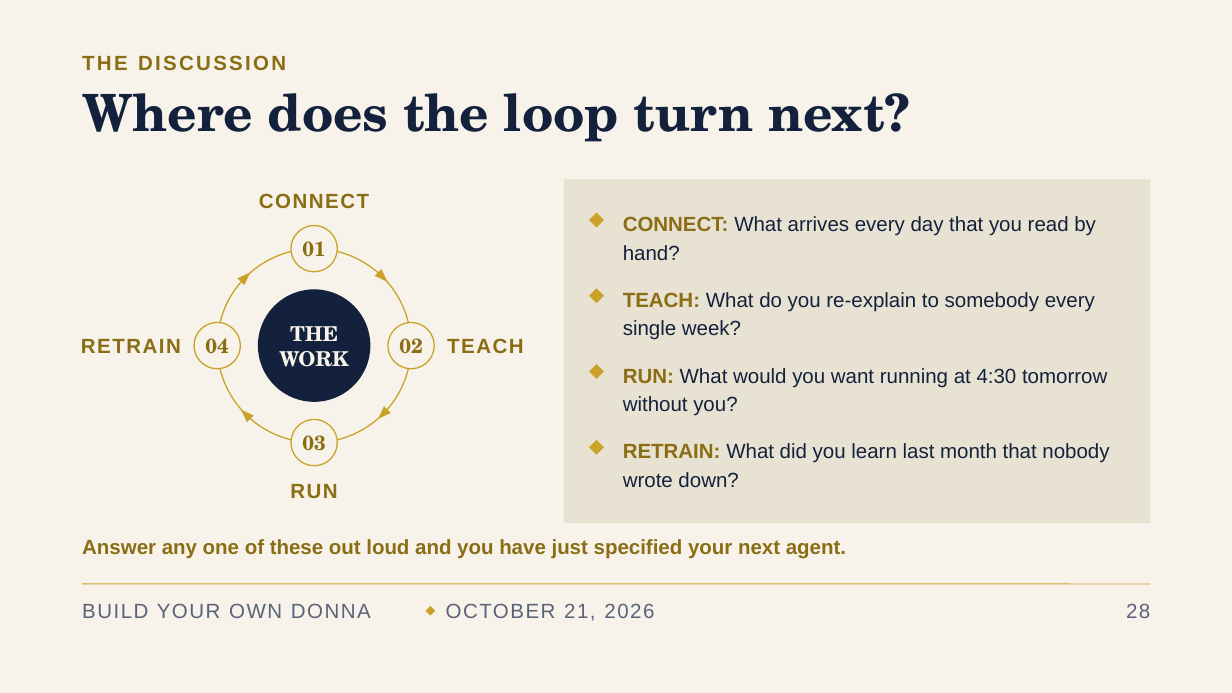
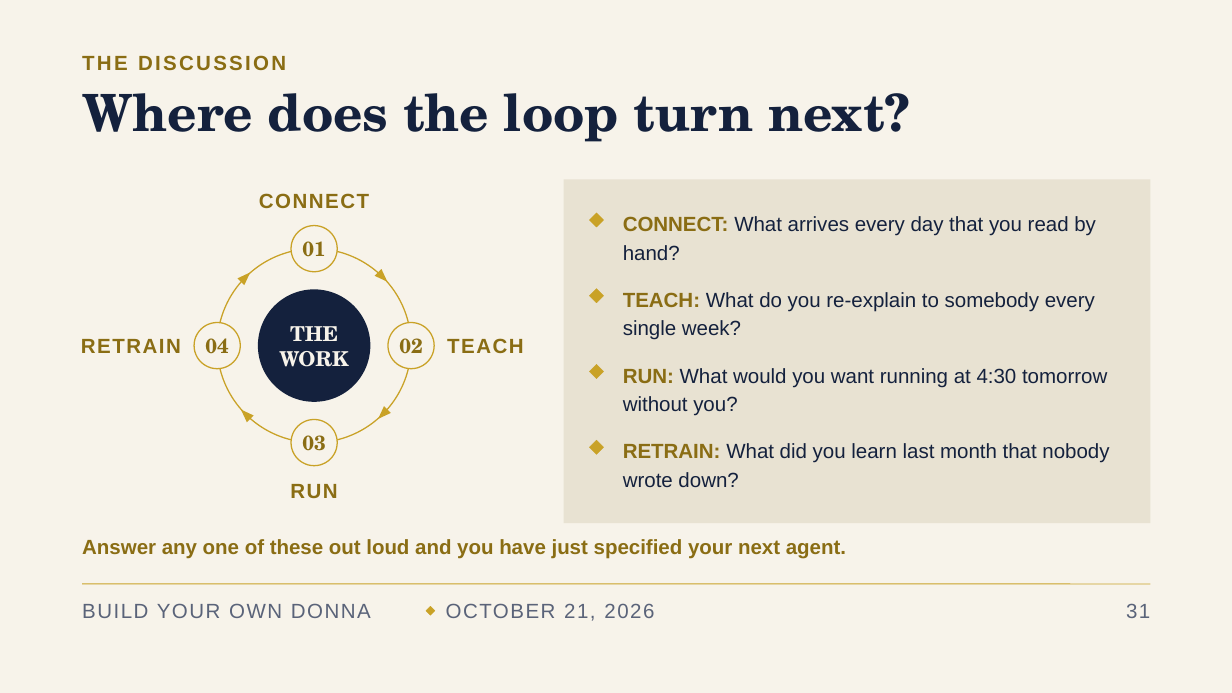
Before and after one commit to denisekgosnell/Donna, a slide deck: slide 32 of decks/build-your-own-donna-v3.pptx (slide 29 before the commit). Drawn at 1232x693 pixels with LibreOffice and Linux fonts; fonts in the diff are those of the drawing. Boxes give left, top, right and bottom in pixels: in the first picture for what was removed or moved away, otherwise in the second. Text is boxed around its words. In the diff, an @@ line names an element or a change of style, - is before the commit and + after.

```diff
--- a/decks/build-your-own-donna-v3.pptx
+++ b/decks/build-your-own-donna-v3.pptx
@@ text at <box>1126,603,1150,618</box>: text changed @@
-28
+31
```
Also in this commit, not shown: 24 other slides changed, 3 slides added, 12 other files.
